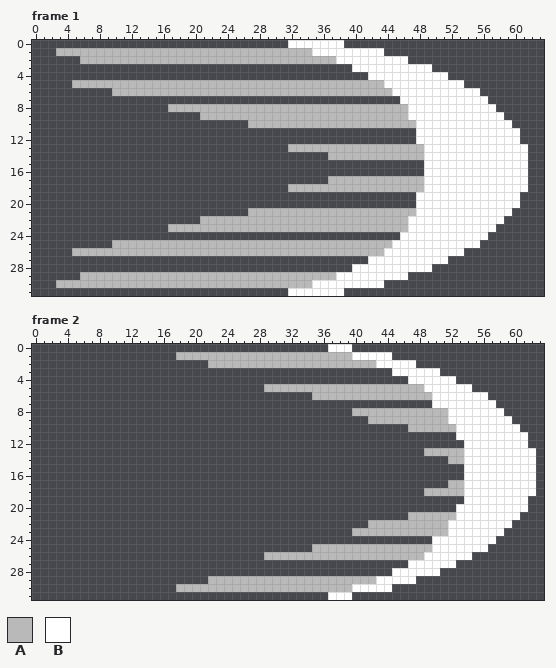
A pixel-art file gets an edit: Assets/Art/Effects/Skills/Beginner/Ase_Effect_FrailLunge.aseprite. Above, as it was before the edit.
64x32 pixels, 3 frames. Colours within 5 levels of each other are drawn and written as one. Shown: frame 1, frame 2. The commit also changed other frames, which this record leaves out.
Palette (. is transparent): A #b9b9b9  B #ffffff
The same view after the edit:
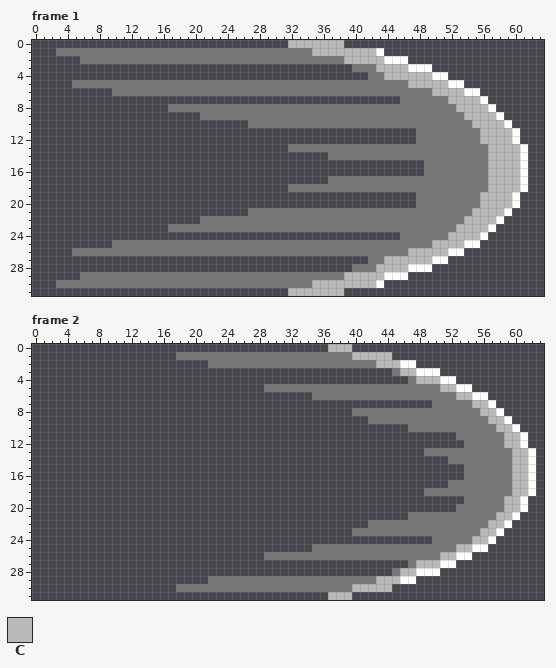
Colours new in this view: C #b9b9b9
Diff:
layer "Layer 2" now hidden
layer "Layer 3" added
colour A: #b9b9b9 -> #767676
Changed rows in their new state; - is a pixel that keeps its letter.
Frame 1, layer "Layer 3":
first column x 32:
 0 CCCCCCC----------------------
 1 ---CCCCCCCC------------------
 2 ------ACCCCC-----------------
 3 --------AAACCCC--------------
 4 ----------AACCCCCC-----------
 5 ------------AAACCCCC---------
 6 -------------AAAAACCCC-------
 7 --------------AAAAAACCCC-----
 8 ---------------AAAAAACCCC----
 9 ---------------AAAAAAACCCC---
10 ----------------AAAAAAACCCC--
11 ----------------AAAAAAAACCCC-
12 ----------------AAAAAAAACCCC-
13 -----------------AAAAAAAACCCC
14 -----------------AAAAAAAACCCC
15 -----------------AAAAAAAACCCC
16 -----------------AAAAAAAACCCC
17 -----------------AAAAAAAACCCC
18 -----------------AAAAAAAACCCC
19 ----------------AAAAAAAACCCC-
20 ----------------AAAAAAAACCCC-
21 ----------------AAAAAAACCCC--
22 ---------------AAAAAAACCCC---
23 ---------------AAAAAACCCC----
24 --------------AAAAAACCCC-----
25 -------------AAAAACCCC-------
26 ------------AAACCCCC---------
27 ----------AACCCCCC-----------
28 --------AAACCCC--------------
29 ------ACCCCC-----------------
30 ---CCCCCCCC------------------
31 CCCCCCC----------------------
Frame 2, layer "Layer 3":
first column x 37:
 0 CCC----------------------
 1 ---CCCCC-----------------
 2 ------CCC----------------
 3 --------ACC--------------
 4 ----------ACCC-----------
 5 ------------AACC---------
 6 -------------AAACC-------
 7 -------------AAAAACC-----
 8 ---------------AAAACC----
 9 ---------------AAAAACC---
10 ----------------AAAAACC--
11 ----------------AAAAAACC-
12 -----------------AAAAACC-
13 -----------------AAAAAACC
14 -----------------AAAAAACC
15 -----------------AAAAAACC
16 -----------------AAAAAACC
17 -----------------AAAAAACC
18 -----------------AAAAAACC
19 -----------------AAAAACC-
20 ----------------AAAAAACC-
21 ----------------AAAAACC--
22 ---------------AAAAACC---
23 ---------------AAAACC----
24 -------------AAAAACC-----
25 -------------AAACC-------
26 ------------AACC---------
27 ----------ACCC-----------
28 --------ACC--------------
29 ------CCC----------------
30 ---CCCCC-----------------
31 CCC----------------------
Where, in picture pixels (left, top, right, bottom), the same in both pictures:
changed: (56, 40, 520, 296)
changed: (176, 344, 528, 600)
